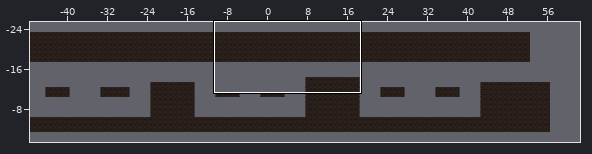
Tiled map, stored at Assets/Tiled/Level1TileMap/map1-3.tmx. Above, an overview of the earlier version with the close-up marked.
Close-up. Earlier state:
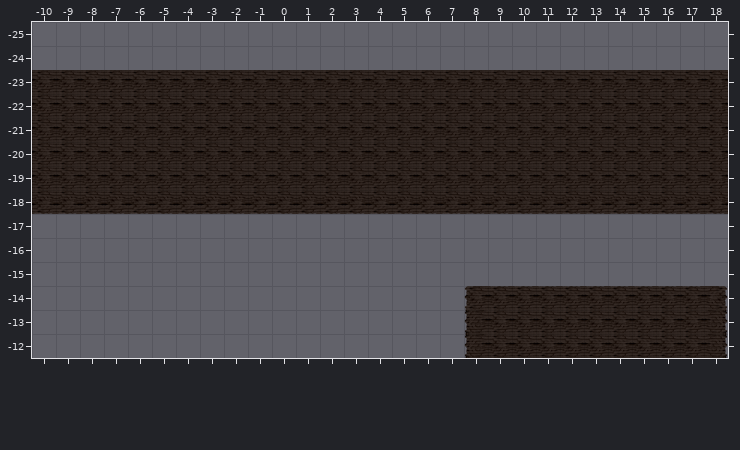
Cells are 256x256 px. Shown: x -10..18, y -25..-12. The commit also changed other parts of the map, which this record leaves out.
And afterwards:
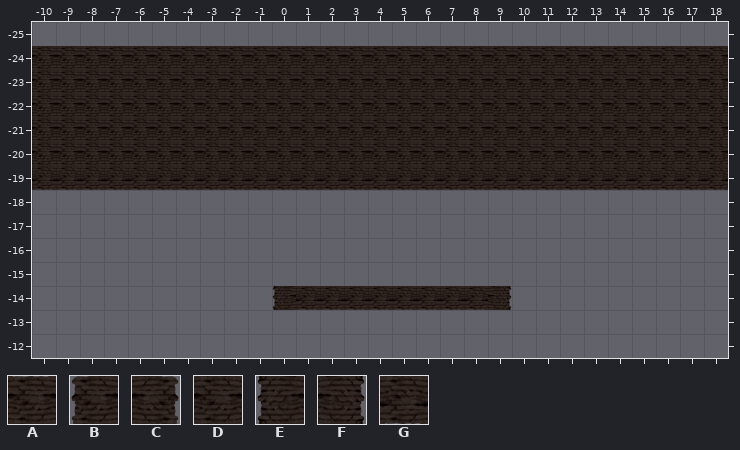
Key: from "Level1 Tileset": A 0, B 1, C 2, D 8, E 9, F 10, G 16.
_ is an empty cell.
Change:
Layer "ground":
y -24: x -10..18 _____________________________ -> DDDDDDDDDDDDDDDDDDDDDDDDDDDDD
y -19: x -10..18 DDDDDDDDDDDDDDDDDDDDDDDDDDDDD -> GGGGGGGGGGGGGGGGGGGGGGGGGGGGG
y -18: x -10..18 GGGGGGGGGGGGGGGGGGGGGGGGGGGGG -> _____________________________
y -14: x 0..18 ________BAAAAAAAAAC -> EGGGGGGGGF_________
y -13..-12: x 8..18 EDDDDDDDDDF -> ___________
Boxes around the changes in both close-ups, in picture pixels (x1, y1, x2, y2):
added: (32, 46, 728, 70)
changed: (32, 173, 728, 214)
changed: (272, 286, 728, 358)
